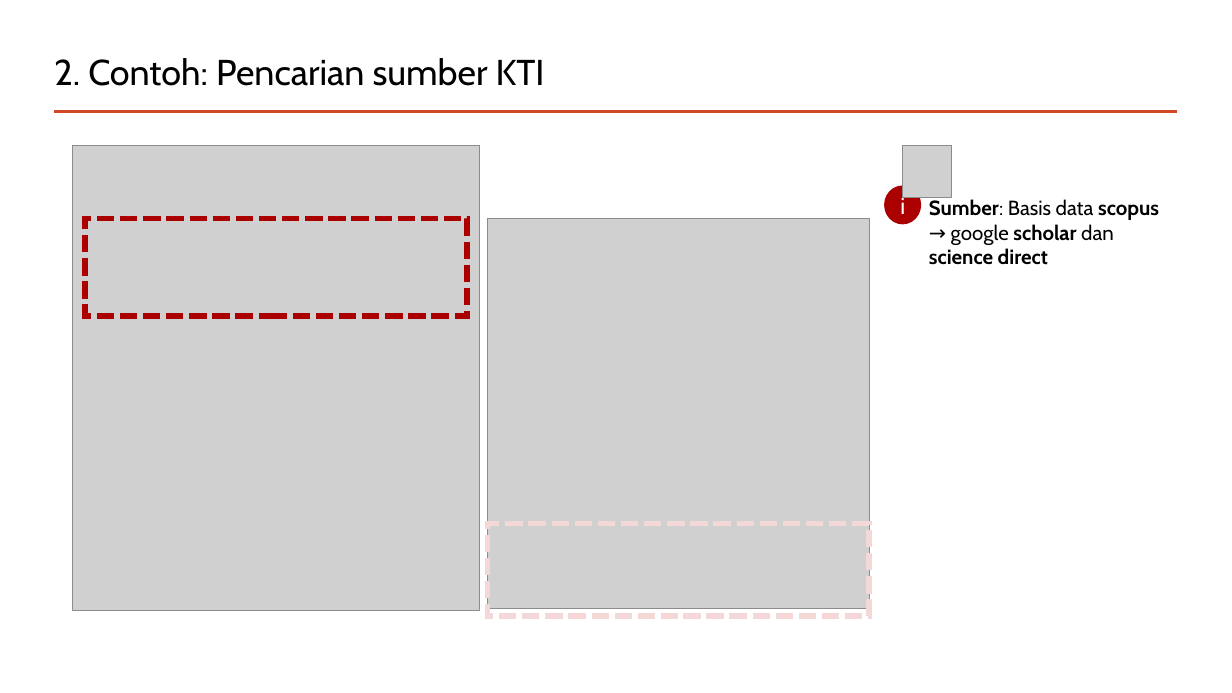
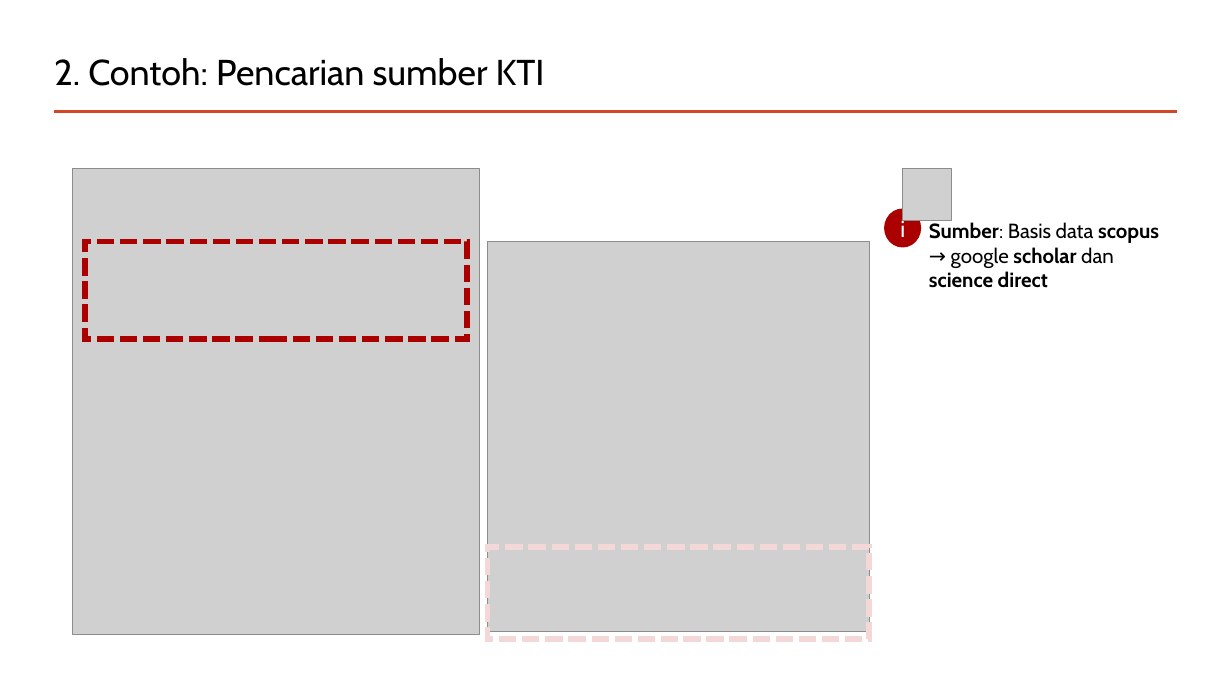
Before and after one commit to mohammad-miftakhus-sholikin/pelatihan-2020-metal, a slide deck: slide 7 of ch3_reference/Presentation_2022__Sholikin.pptx. Drawn at 1232x693 pixels with LibreOffice and Linux fonts; fonts in the diff are those of the drawing; grey boxes stand for pictures. Boxes give left, top, right and bottom in pixels: in the first picture for what was removed or moved away, otherwise in the second. Text is boxed around its words. In the diff, an @@ line names an element or a change of style, - is before the commit and + after.

```diff
--- a/ch3_reference/Presentation_2022__Sholikin.pptx
+++ b/ch3_reference/Presentation_2022__Sholikin.pptx
@@ 3 pictures, 2 texts, 2 rectangles, 1 ellipse: place and size @@
-3 pictures, 2 texts, 2 rectangles, 1 ellipse at (73, 145, 1159, 616)
+3 pictures, 2 texts, 2 rectangles, 1 ellipse at (73, 168, 1159, 640)
```
Also in this commit, not shown: 7 other slides changed, 6 slides added, 5 other files.
